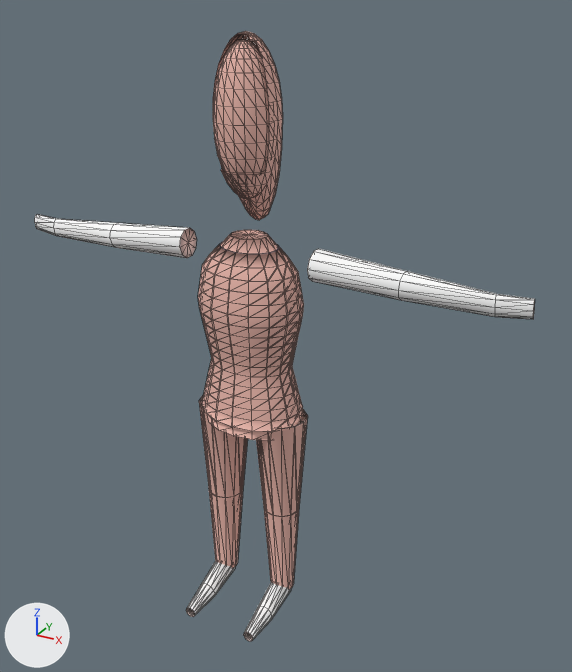
The glTF model crates/lumen-factory/assets/seraphine_ramp.glb: old version first, new version second.
Before and after are seen from a 50 mm lens placed at (1.13, -1.839, 1.882), pointed at (0.102, 0.03, 0.948). The axes (+X, +Y, +Z) are drawn at lower left. The lights are the same throughout. The picture after the commit comes second. Mesh edges are drawn as thin lines. Vertices at exactly the same position are counted once.

In view in the first picture: 'BaseMesh'.
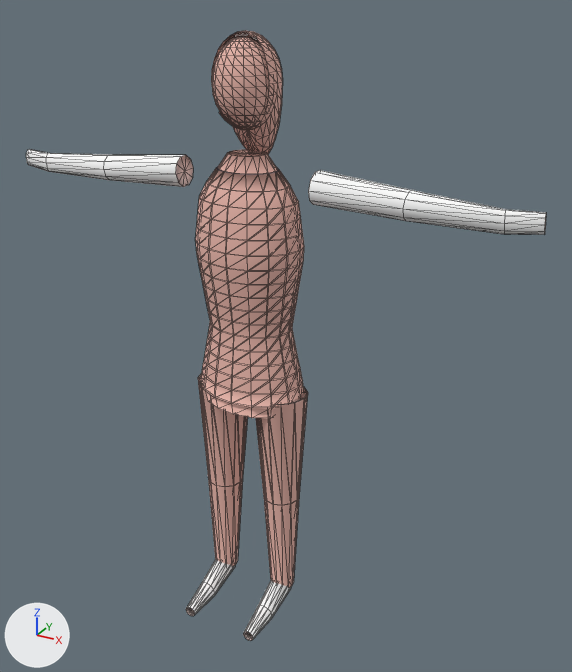
Changed parts and their boxes (x1, y1, x2, y2) in the pictures (572 x 672 px; the box of a moved part takes in the faces that stretch with it):
```json
{"object": "BaseMesh", "change": "reshaped", "before": [35, 31, 535, 641], "after": [26, 31, 546, 641]}
{"part": 1, "of": "me_basemesh", "change": "moved or reshaped", "before": [35, 214, 197, 258], "after": [26, 149, 193, 187]}
{"part": 2, "of": "me_basemesh", "change": "moved or reshaped", "before": [307, 249, 535, 319], "after": [308, 170, 546, 235]}
{"part": 3, "of": "me_basemesh", "change": "moved or reshaped", "before": [207, 230, 278, 440], "after": [206, 150, 278, 418]}
{"part": 4, "of": "me_basemesh", "change": "moved or reshaped", "before": [186, 396, 248, 617], "after": [186, 373, 248, 616]}
{"part": 5, "of": "me_basemesh", "change": "moved or reshaped", "before": [243, 410, 308, 641], "after": [243, 386, 308, 641]}
{"part": 6, "of": "me_basemesh", "change": "moved or reshaped", "before": [198, 242, 304, 432], "after": [195, 167, 304, 408]}
{"part": 7, "of": "me_basemesh", "change": "moved or reshaped", "before": [213, 39, 269, 175], "after": [212, 36, 269, 116]}
{"part": 8, "of": "me_basemesh", "change": "moved or reshaped", "before": [213, 33, 283, 220], "after": [211, 32, 283, 154]}
```

Scene script edits in JSON lines:
```json
{"block": "me_basemesh", "where": "# used by ob_basemesh; location = (0.0, 0.0, 0.0)"}
{"op": "remove", "block": "me_basemesh", "code": "me_basemesh.from_pydata(...)  # 1322 vertices, 2546 faces; spans x -0.8..0.8, y -0.23..0.12, z 0.0..1.78"}
{"op": "add", "block": "me_basemesh", "code": "me_basemesh.from_pydata(...)  # 1322 vertices, 2546 faces; spans x -0.8..0.8, y -0.23..0.12, z 0.01..1.78"}
{"block": "me_basemesh", "change": "me_basemesh part 1: the loose piece of 42 vertices spanning x -0.8..-0.21, y -0.05..0.04, z 1.15..1.24 is moved by (0.0, 0.0, 0.21)"}
{"block": "me_basemesh", "change": "me_basemesh part 2: the loose piece of 42 vertices spanning x 0.21..0.8, y -0.05..0.04, z 1.15..1.24 is moved by (0.0, 0.0, 0.21)"}
{"block": "me_basemesh", "change": "me_basemesh part 3: the loose piece of 306 vertices spanning x -0.16..0.16, y -0.12..0.12, z 0.65..1.25 is scaled about its middle by (0.999, 0.999, 1.26), then moved by (0.0, 0.0, 0.15)"}
{"block": "me_basemesh", "change": "me_basemesh part 4: the loose piece of 99 vertices spanning x -0.18..-0.02, y -0.23..0.08, z 0.0..0.7 is scaled about the mesh origin by (1, 1, 1.12)"}
{"block": "me_basemesh", "change": "me_basemesh part 5: the loose piece of 99 vertices spanning x 0.02..0.18, y -0.23..0.08, z 0.0..0.7 is scaled about the mesh origin by (1, 1, 1.12)"}
{"block": "me_basemesh", "change": "me_basemesh part 6: the loose piece of 274 vertices spanning x -0.17..0.17, y -0.12..0.12, z 0.69..1.22 is scaled about its middle by (1, 1, 1.26), then moved by (0.0, 0.0, 0.15)"}
{"block": "me_basemesh", "change": "me_basemesh part 7: the loose piece of 253 vertices spanning x -0.09..0.09, y -0.09..0.09, z 1.36..1.76 is scaled about its middle by (1.01, 1, 0.572), then moved by (0.0, 0.0, 0.09)"}
{"block": "me_basemesh", "change": "me_basemesh part 8: 188 of 1322 vertices moved; they spanned x -0.09..0.09, y -0.08..0.1, z 1.28..1.76 and now span x -0.09..0.09, y -0.08..0.1, z 1.45..1.77; mean shift (0.0, 0.0, 0.12); largest move (0.0, 0.0, 1.35) -> (0.0, 0.0, 1.54)"}
```
